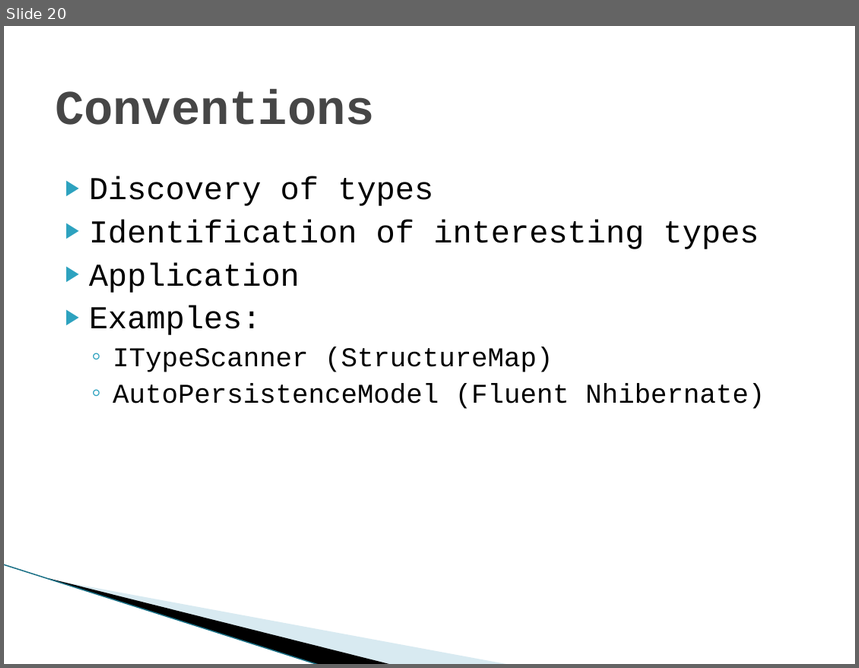
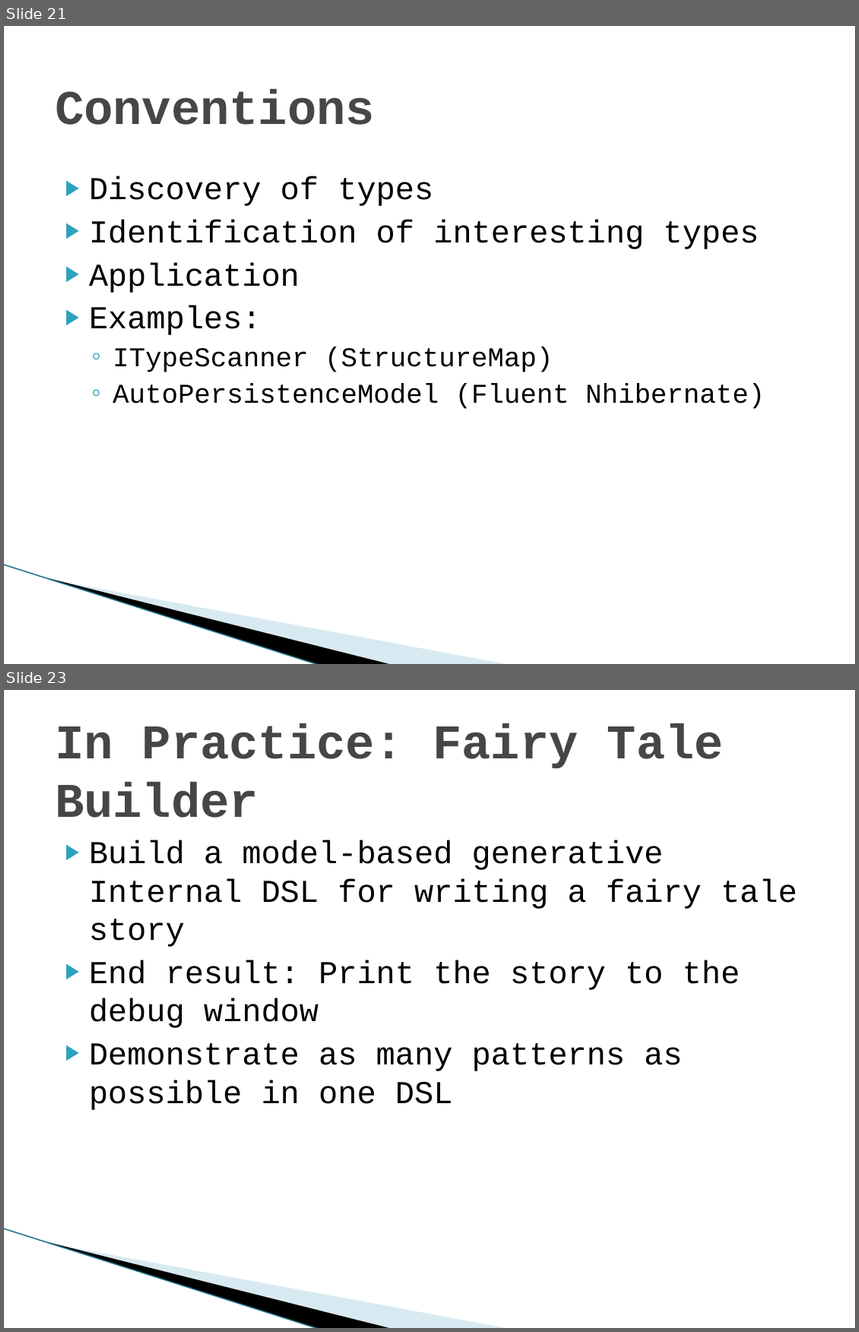
Before and after one commit to diabluchanskyi/pablo, a slide deck: presentations/chadmyers/InternalDSLs/doc/Internal Domain-specific Languages in CSharp.pptx. Shown one above the other, each under a label of ours: slide 20 before the commit, slides 21 and 23 after it; the slides between them are not shown. The pictures are 859x668 and 859x1332 pixels, drawn with LibreOffice and Linux fonts; fonts in the diff are those of the drawing; background and template pictures are left out. Boxes give left, top, right and bottom in pixels: in the first picture for what was removed or moved away, otherwise in the second. Text is boxed around its words. In the diff, an @@ line names an element or a change of style, - is before the commit and + after.

```diff
--- a/presentations/chadmyers/InternalDSLs/doc/Internal Domain-specific Languages in CSharp.pptx
+++ b/presentations/chadmyers/InternalDSLs/doc/Internal Domain-specific Languages in CSharp.pptx
@@ slide 23 added at (4,690,855,1328), background #FFFFFF; not listed: 3 template elements that a slide beside it also shows @@
@@ title added at (55,724,724,818), 41 pt, text #464646, bold @@
+In Practice: Fairy Tale Builder
@@ text added at (89,840,797,1110), 27 pt, text #000000 @@
+▶ Build a model-based generative Internal DSL for writing a fairy tale story
+▶ End result: Print the story to the debug window
+▶ Demonstrate as many patterns as possible in one DSL
@@ what was slide 20 is now slide 21 @@
```
Also in this commit, not shown: 7 other slides added, 3 slides removed, 10 other files.
